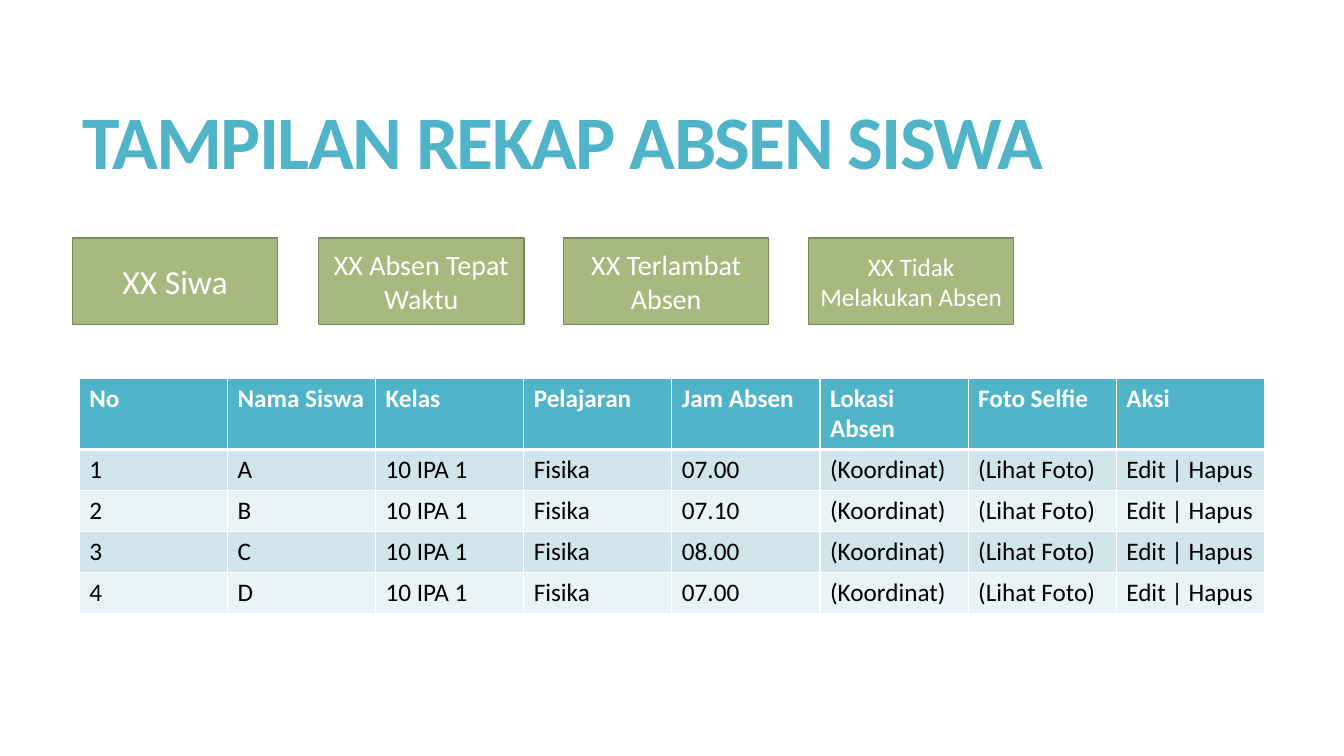
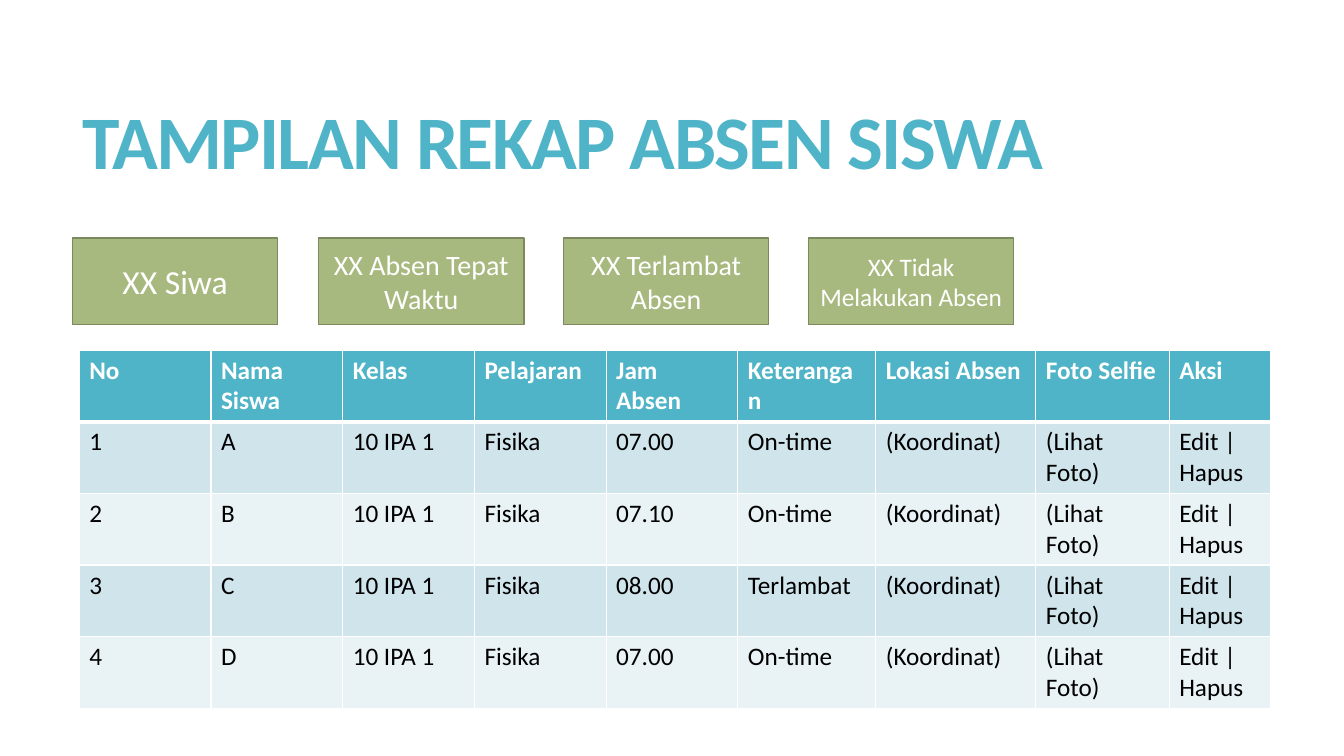
Before and after one commit to ilham513/mypresence, a slide deck: slide 11 of desain/kerangka desain.pptx. Drawn at 1344x756 pixels with LibreOffice and Linux fonts; fonts in the diff are those of the drawing. Boxes give left, top, right and bottom in pixels: in the first picture for what was removed or moved away, otherwise in the second. Text is boxed around its words. In the diff, an @@ line names an element or a change of style, - is before the commit and + after.

```diff
--- a/desain/kerangka desain.pptx
+++ b/desain/kerangka desain.pptx
@@ table at [80,350,1273,704] @@
+column 6: Keterangan | On-time | On-time | Terlambat | On-time
@@ table: place and size @@
-table at [80,378,1265,609]
+table at [80,350,1273,704]
```
Also in this commit, not shown: 3 other slides changed.
